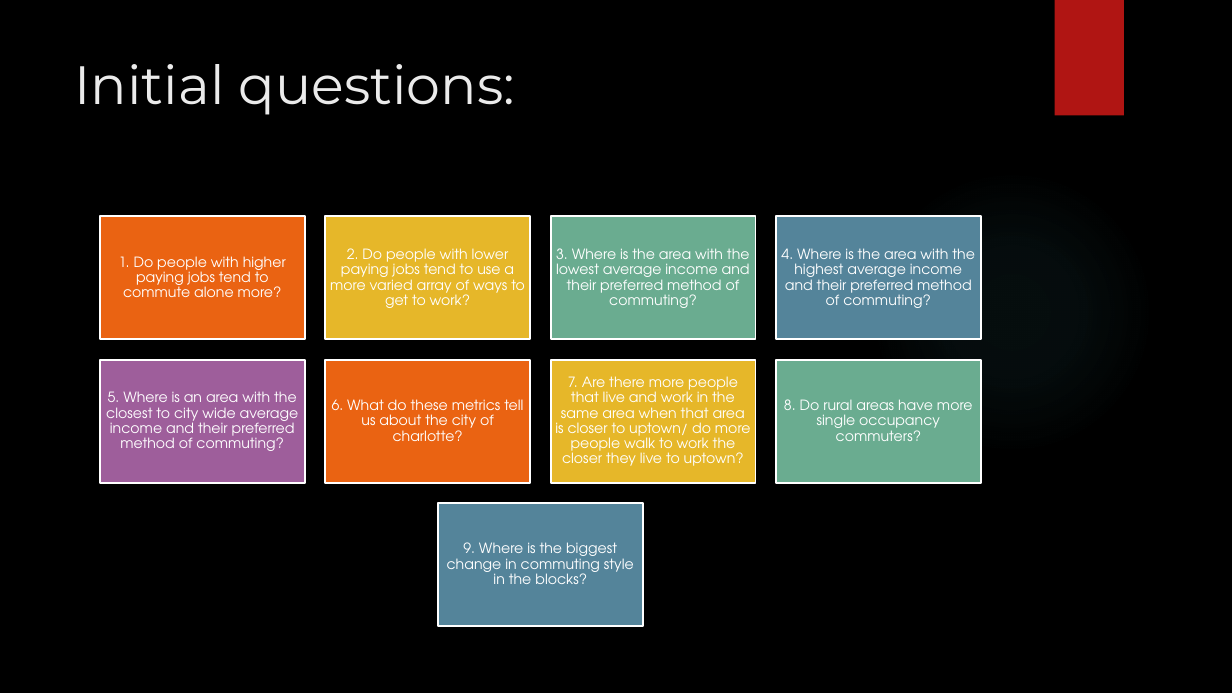
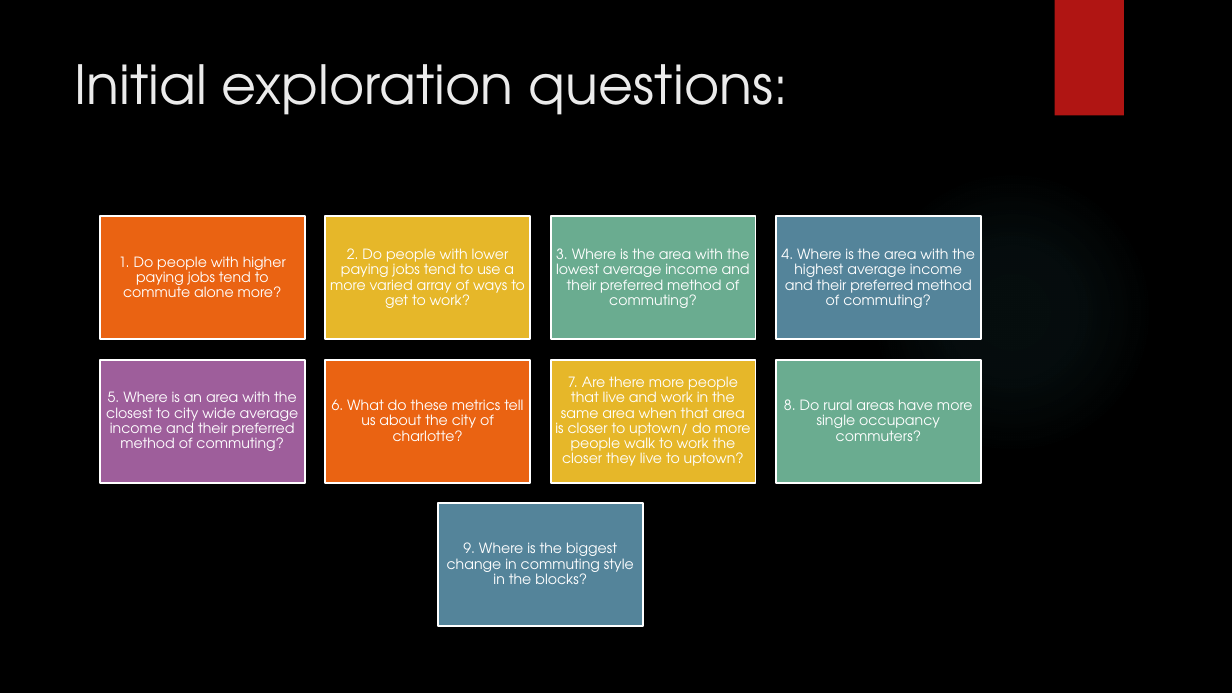
Before and after one commit to Apex8/Charlotte-income-vs-commute-analysis, a slide deck: slide 3 of Charlotte income vs commute.pptx. Drawn at 1232x693 pixels with LibreOffice and Linux fonts; fonts in the diff are those of the drawing; background and template pictures are left out. Boxes give left, top, right and bottom in pixels: in the first picture for what was removed or moved away, otherwise in the second. Text is boxed around its words. In the diff, an @@ line names an element or a change of style, - is before the commit and + after.

Commit message:
update

```diff
--- a/Charlotte income vs commute.pptx
+++ b/Charlotte income vs commute.pptx
@@ title at <box>75,64,788,115</box>: text changed; font Montserrat to TeX Gyre Adventor @@
-Initial questions:
+Initial exploration questions:
```
Also in this commit, not shown: 3 other slides changed, 4 slides added.
